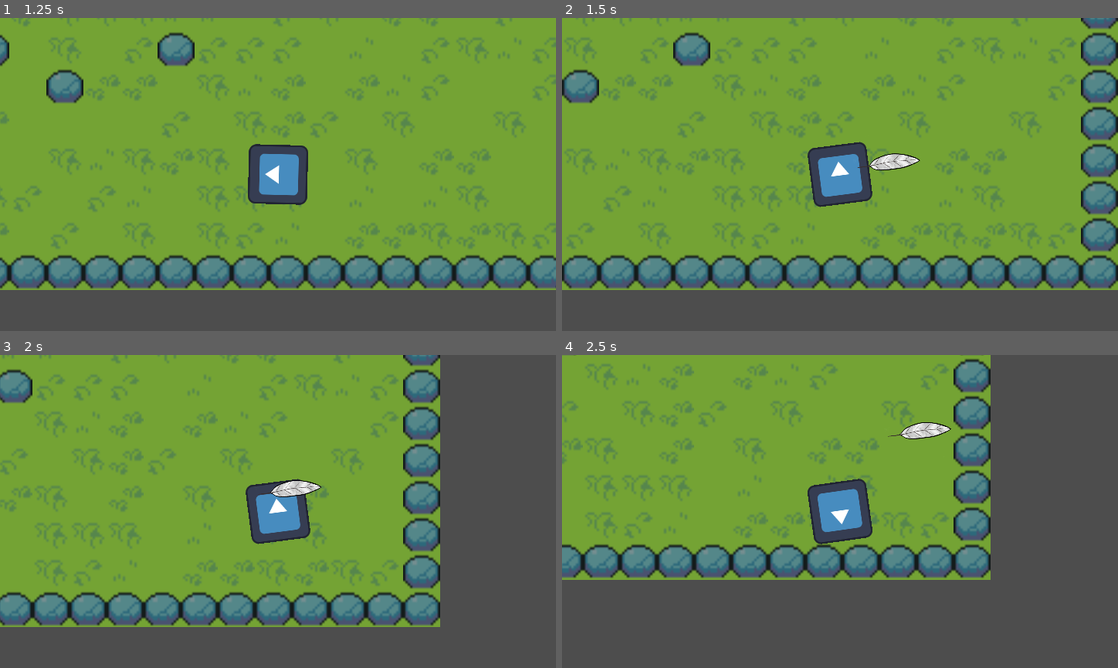
Above: before the commit, frames 1-4 (two rows, left to right).
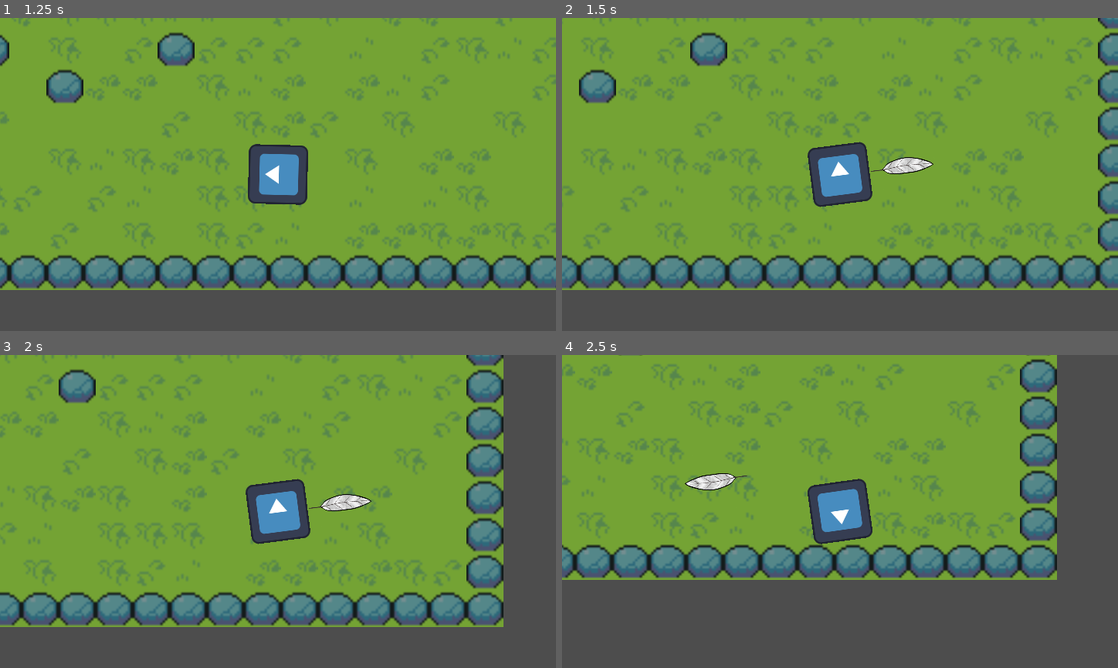
Above: after the commit, the same moments.

Repository: TBfl1pzn/Laughocalypse
Game: Godot game, scene res://main_menu.tscn
Two runs of this game, one before a commit and one after it. Both use one fixed random seed, a clock stepped at 60 frames per second and the inputs below. The project has no main scene, so this scene is started directly. The engine's default icon, where the game draws it, is replaced by a stand-in: a white triangle on a blue panel in a dark square.
Inputs (mouse positions are in pixels of both pictures, inside the frame that each line leads up to):
- Up to frame 1 (1.25 s): click "Play" at 0.5 s
- Up to frame 2 (1.5 s): tap Enter at 1.25 s; move the mouse to (962, 158) at 1.27 s; hold D (move_right) from 1.28 s (still down); hold Space (shoot) from 1.28 s (still down)
- Up to frame 3 (2 s): keep holding D (move_right); keep holding Space (shoot)
- Up to frame 4 (2.5 s): move the mouse to (728, 527) at 2.02 s; release D (move_right) at 2.03 s; release Space (shoot) at 2.03 s; hold Down (move_down) from 2.03 s (still down); tap Space (shoot) at 2.1 s

Frame 1 is identical in both runs. In frame 2, 16% of the frame differs, in the area x 0-100%, y 0-87%; in frame 3, 23%, in the area x 0-91%, y 0-87%; in frame 4, 19%.

Commit message:
Feather bounce off collisions

Diff:
--- a/Laughocalypse/scenes/flying_feather.gd
+++ b/Laughocalypse/scenes/flying_feather.gd
@@ -1,21 +1,22 @@
-extends Area2D
-@export var bullet_speed = 69
+extends CharacterBody2D
+@export var bullet_speed = 0.9
 
-var direction: Vector2 = Vector2(1.0, 0.0)
+var direction: Vector2 = Vector2(200, 200)
 
 var feather_stopped = false
 
 func _ready():
 	pass
 
-func _process(delta):
-	if feather_stopped == false:
-		position = position + bullet_speed * direction * delta
+func _physics_process(delta):
+	if feather_stopped:
+		bullet_speed = 0
+	var collision_info = move_and_collide(direction * bullet_speed)
+	if collision_info:
+		direction = direction.bounce(collision_info.get_normal())
+		direction.x *= bullet_speed
+		direction.y *= bullet_speed
+		rotation = direction.angle()
 
 func _on_timer_timeout():
 	feather_stopped = true
-
-func _on_body_entered(body):
-	if body.is_in_group("Player") && feather_stopped == true:
-		Global.feather_number = 1
-		call_deferred("queue_free")
--- a/Laughocalypse/scenes/flying_feather.tscn
+++ b/Laughocalypse/scenes/flying_feather.tscn
@@ -7,7 +7,7 @@
 radius = 5.0
 height = 28.0
 
-[node name="FlyingFeather" type="Area2D"]
+[node name="FlyingFeather" type="CharacterBody2D" groups=["flying_feather"]]
 script = ExtResource("1_3thgn")
 
 [node name="Hitbox" type="CollisionShape2D" parent="."]
@@ -24,5 +24,4 @@
 wait_time = 2.0
 autostart = true
 
-[connection signal="body_entered" from="." to="." method="_on_body_entered"]
 [connection signal="timeout" from="Timer" to="." method="_on_timer_timeout"]
--- a/Laughocalypse/scenes/player.gd
+++ b/Laughocalypse/scenes/player.gd
@@ -32,4 +32,10 @@
 
 func _physics_process(delta):
 	handleInput()
-	move_and_slide()
+
+	var collision_info = move_and_slide()
+	if collision_info:
+		var body_name = get_last_slide_collision().get_collider()
+		if body_name.name == "FlyingFeather":
+			Global.feather_number = 1
+			get_tree().call_group("flying_feather", "queue_free")
Not shown: 1 places in Laughocalypse/main_menu.tscn that only renumber resources
Not shown: 1 places in Laughocalypse/scenes/world.tscn that only renumber resources
